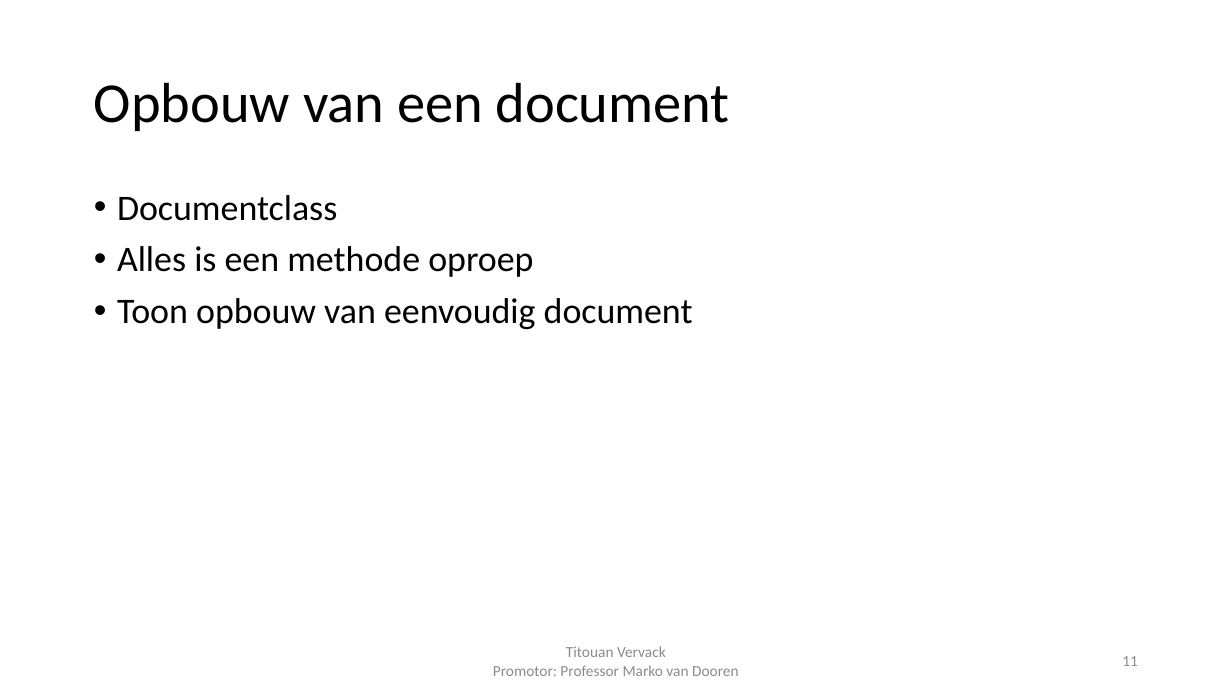
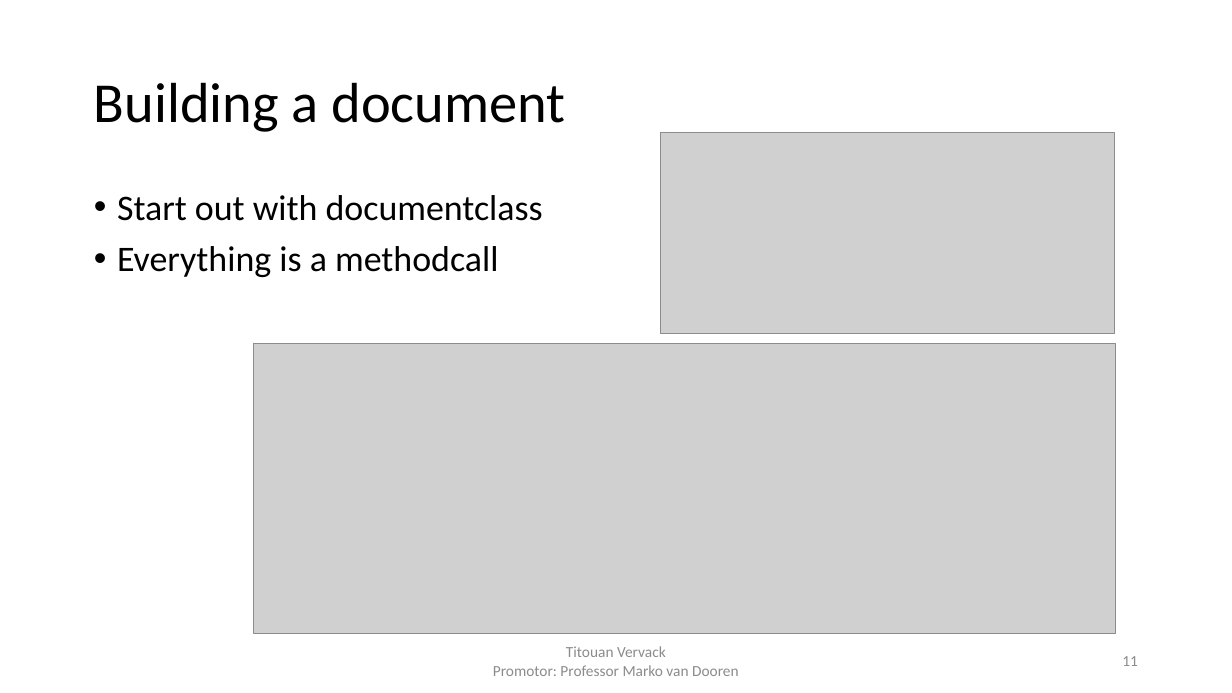
Before and after one commit to FlashYoshi/neio, a slide deck: slide 11 of Intermediate Presentation.pptx. Drawn at 1232x693 pixels with LibreOffice and Linux fonts; fonts in the diff are those of the drawing; grey boxes stand for pictures. Boxes give left, top, right and bottom in pixels: in the first picture for what was removed or moved away, otherwise in the second. Text is boxed around its words. In the diff, an @@ line names an element or a change of style, - is before the commit and + after.

```diff
--- a/Intermediate Presentation.pptx
+++ b/Intermediate Presentation.pptx
@@ title at (94, 82, 565, 132): text changed @@
-Opbouw van een document
+Building a document
@@ picture added at (661, 133, 1115, 334) @@
@@ text at (117, 195, 543, 277): text changed @@
-• Documentclass
-• Alles is een methode oproep
-• Toon opbouw van eenvoudig document
+• Start out with documentclass
+• Everything is a methodcall
@@ picture added at (254, 344, 1116, 634) @@
```
Also in this commit, not shown: 18 other slides changed, 1 slide added, 21 other files.
